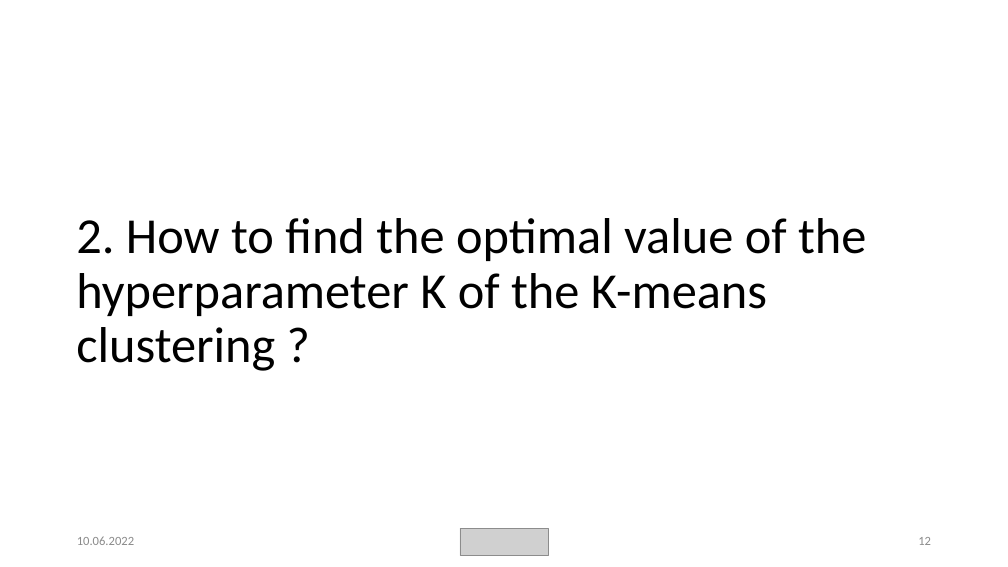
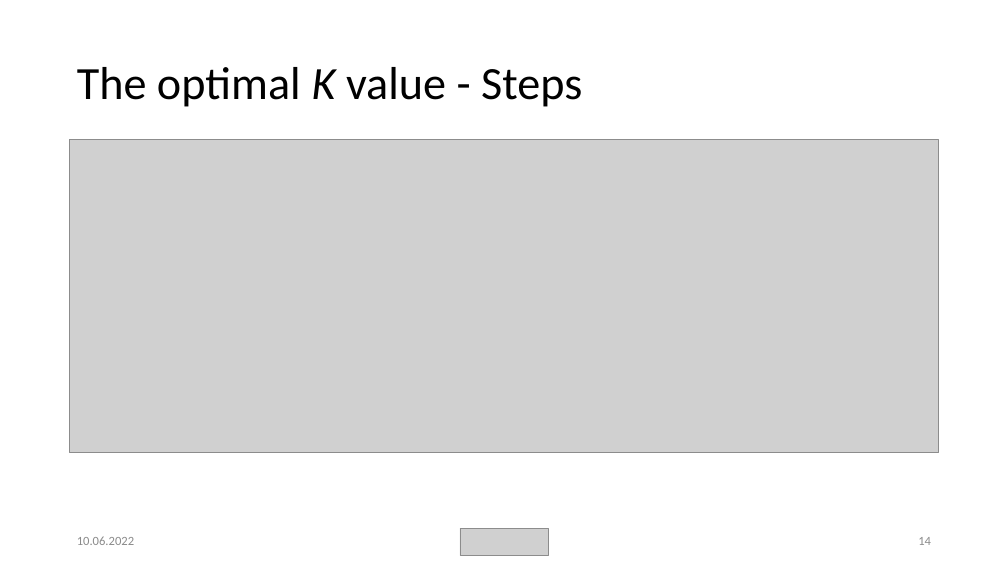
Before and after one commit to weevood/MA-BDA_Project, a slide deck: slide 14 of Documentation/Anomaly-Detection-in-Network-Traffic-with-K-means-Clustering.pptx (slide 12 before the commit). Drawn at 1008x567 pixels with LibreOffice and Linux fonts; fonts in the diff are those of the drawing; grey boxes stand for pictures. Boxes give left, top, right and bottom in pixels: in the first picture for what was removed or moved away, otherwise in the second. Text is boxed around its words. In the diff, an @@ line names an element or a change of style, - is before the commit and + after.

```diff
--- a/Documentation/Anomaly-Detection-in-Network-Traffic-with-K-means-Clustering.pptx
+++ b/Documentation/Anomaly-Detection-in-Network-Traffic-with-K-means-Clustering.pptx
@@ title "The optimal K value - ..." at bbox=[77, 67, 582, 107]: vertical alignment bottom to middle @@
@@ title at bbox=[77, 67, 582, 107]: text changed; size 48 to 44 pt @@
-2. How to find the optimal value of the hyperparameter K of the K-means clustering ?
+The optimal K value - Steps
@@ picture added at bbox=[70, 140, 939, 453] @@
@@ page number at bbox=[918, 537, 931, 545]: text changed @@
-12
+14
```
Also in this commit, not shown: 4 other slides changed, 2 slides added, 2 other files.
